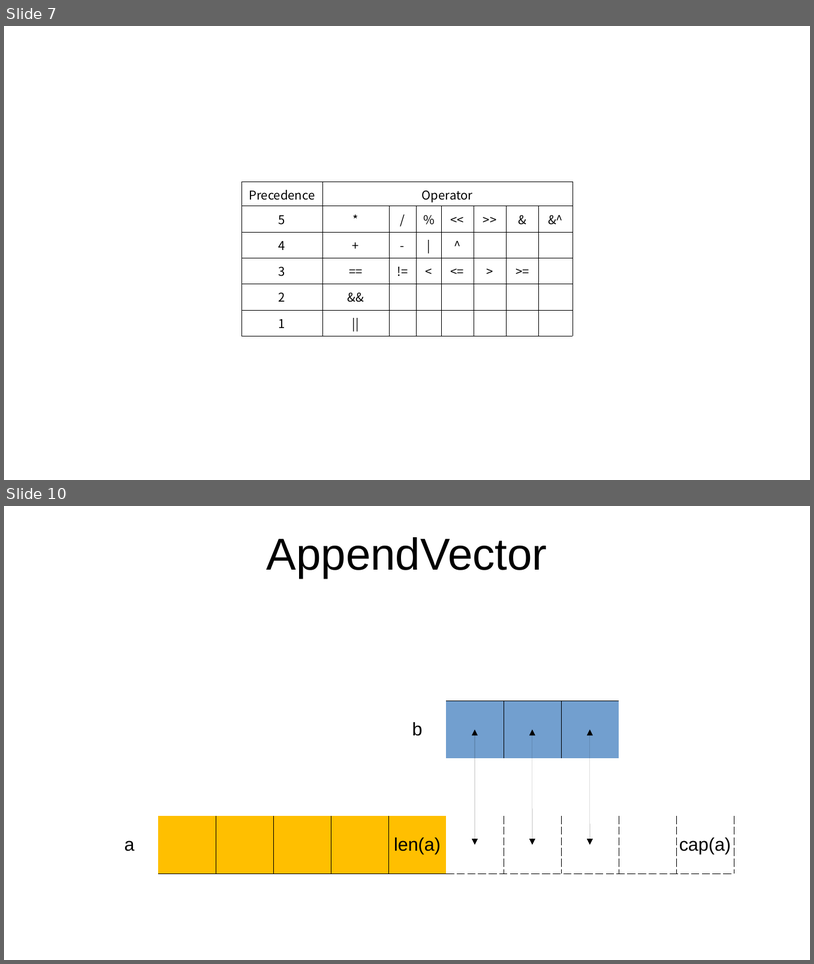
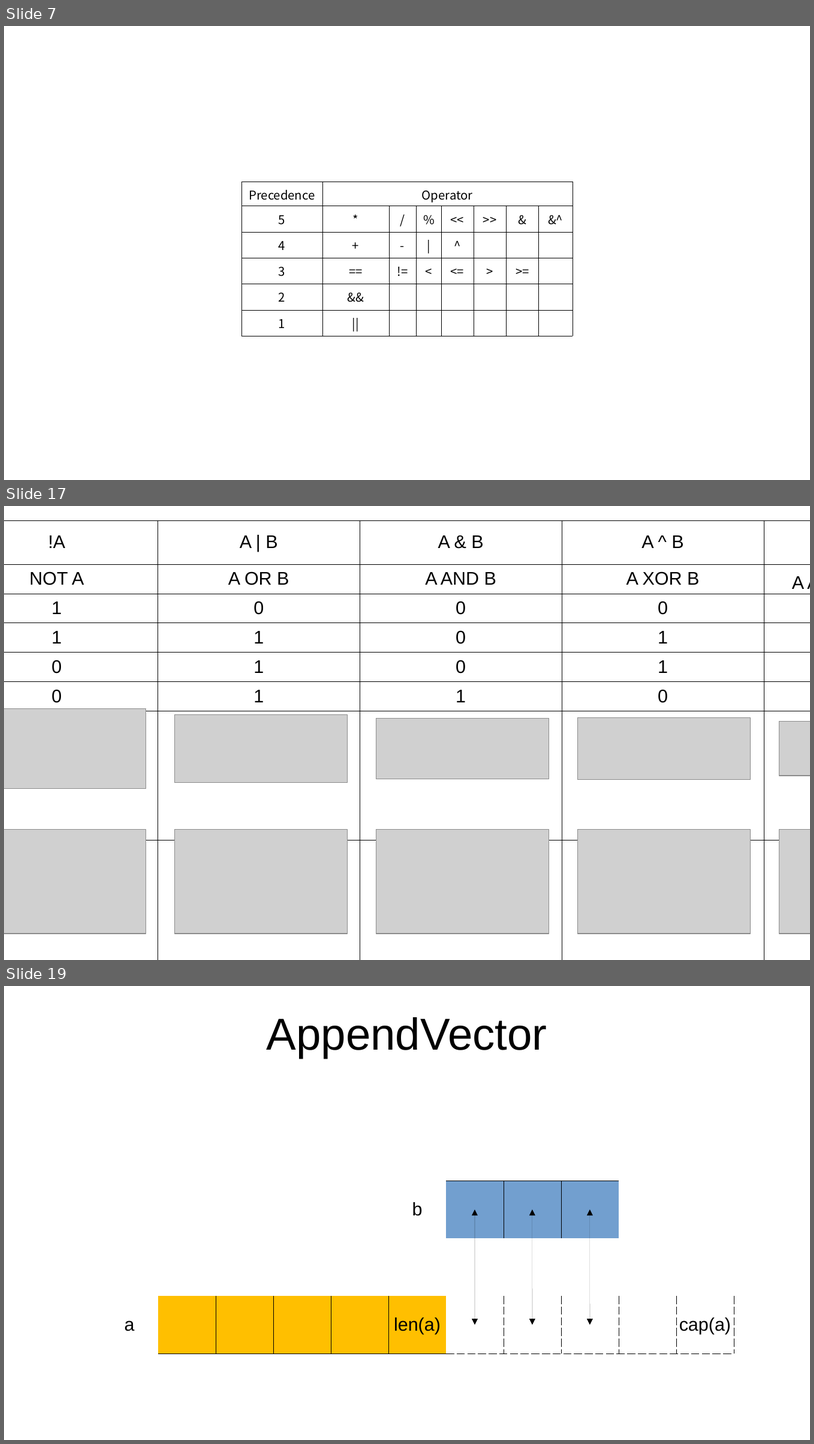
Before and after one commit to oneleo/golang-cht, a slide deck: images/images.odp. Shown one above the other, each under a label of ours: slides 7 and 10 before the commit, slides 7, 17 and 19 after it; the slides between them are not shown. The pictures are 814x964 and 814x1444 pixels, drawn with LibreOffice and Linux fonts; fonts in the diff are those of the drawing; grey boxes stand for pictures. Boxes give left, top, right and bottom in pixels: in the first picture for what was removed or moved away, otherwise in the second. Text is boxed around its words. In the diff, an @@ line names an element or a change of style, - is before the commit and + after.

```diff
--- a/images/images.odp
+++ b/images/images.odp
@@ slide 17 added at [4, 506, 810, 960], background #FFFFFF @@
@@ group added at [4, 520, 810, 946]: 10 pictures, 1 table @@
+ |  | !A | A | B | A & B | A ^ B | A &^ B
+A | B | NOT A | A OR B | A AND B | A XOR B | A AND（NOT B）
+0 | 0 | 1 | 0 | 0 | 0 | 0
+0 | 1 | 1 | 1 | 0 | 1 | 0
+1 | 0 | 0 | 1 | 0 | 1 | 1
+1 | 1 | 0 | 1 | 1 | 0 | 0
+ |  |  |  |  |  | 
+ |  |  |  |  |  | 
@@ what was slide 10 is now slide 19 @@
```
Also in this commit, not shown: 9 other slides added, 1 slide removed.
